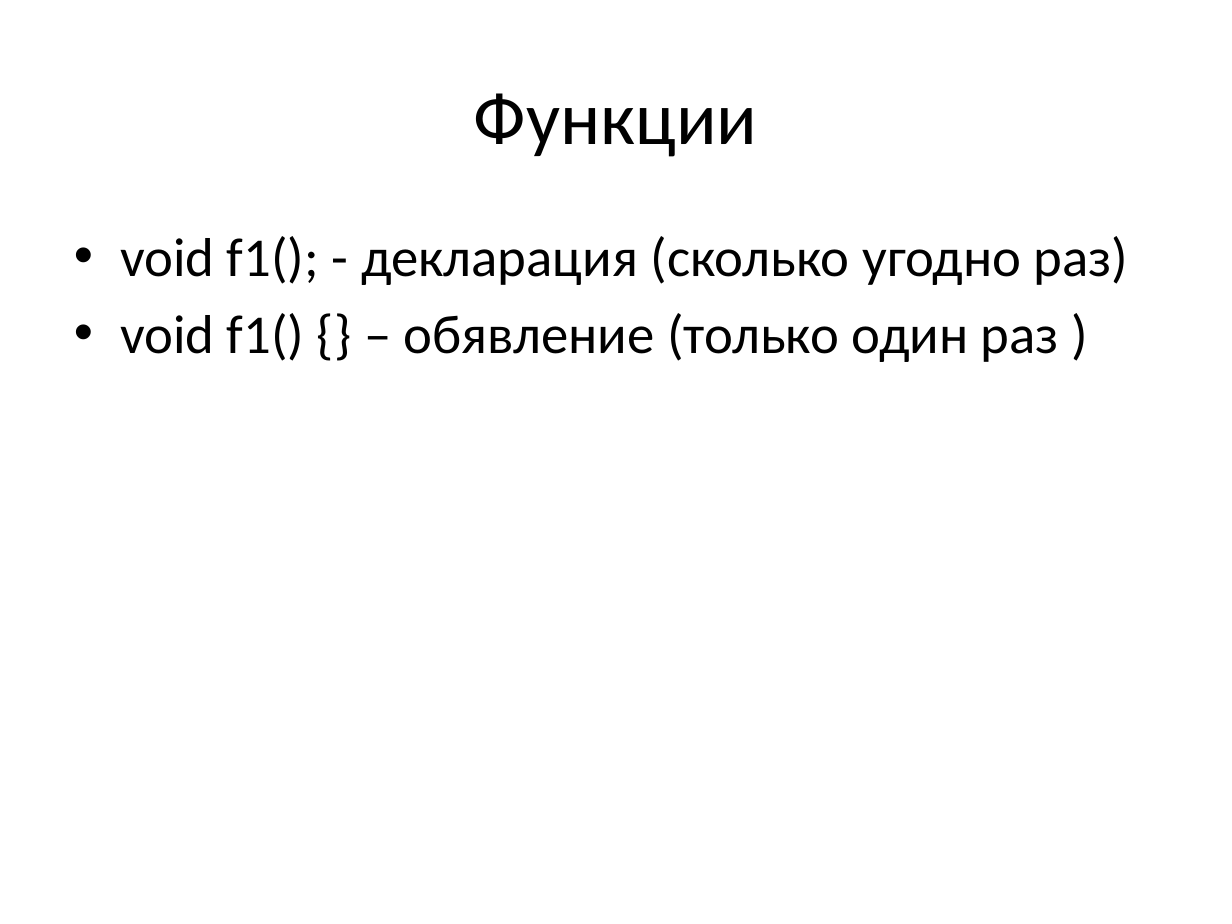
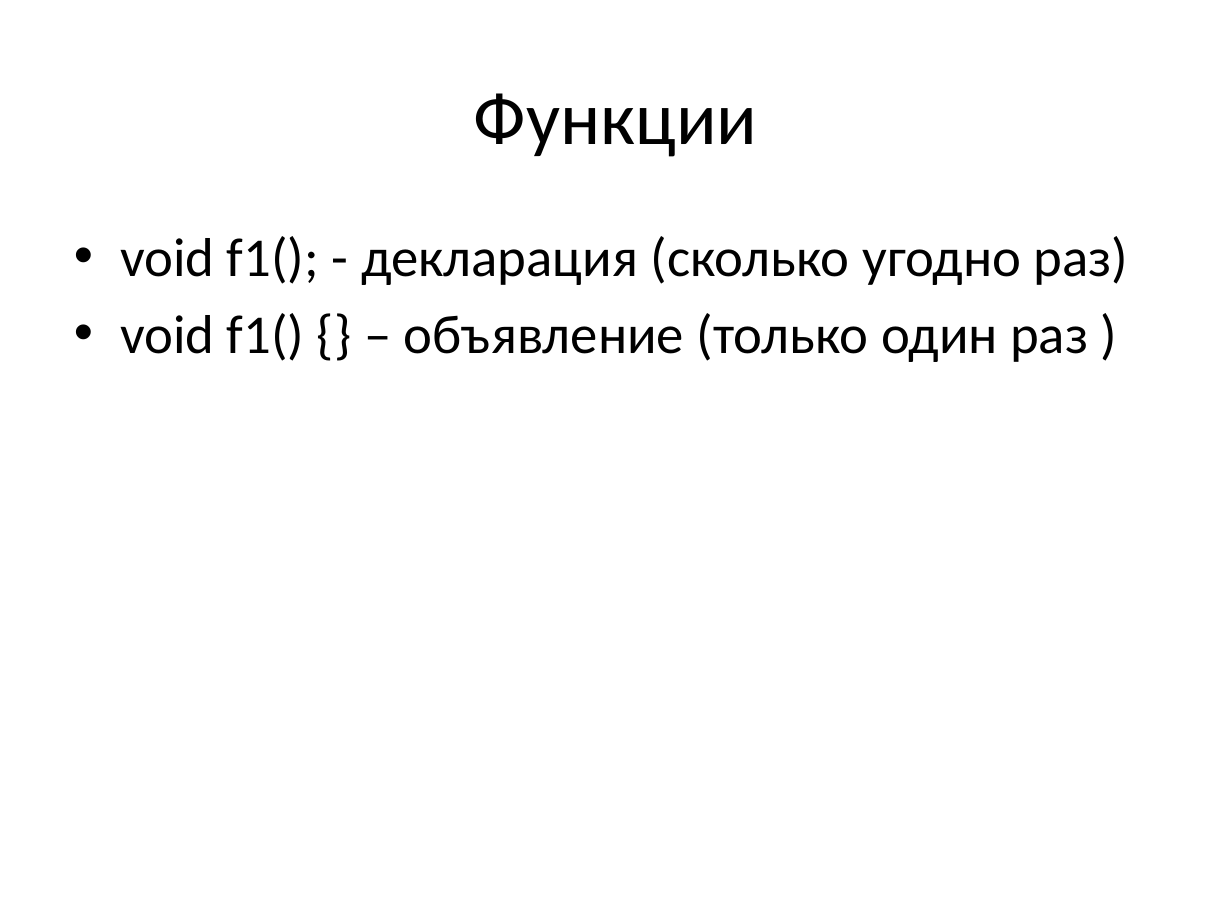
Before and after one commit to tscherkas/cpp_craft_1013, a slide deck: slide 2 of lections/cpp_craft_lec_1_part_2_v1_2.pptx. Drawn at 1232x924 pixels with LibreOffice and Linux fonts; fonts in the diff are those of the drawing. Boxes give left, top, right and bottom in pixels: in the first picture for what was removed or moved away, otherwise in the second. Text is boxed around its words. In the diff, an @@ line names an element or a change of style, - is before the commit and + after.

```diff
--- a/lections/cpp_craft_lec_1_part_2_v1_2.pptx
+++ b/lections/cpp_craft_lec_1_part_2_v1_2.pptx
@@ text at box(120, 313, 1088, 362): text changed @@
-• void f1() {} – обявление (только один раз )
+• void f1() {} – объявление (только один раз )
```
Also in this commit, not shown: 6 other slides changed, 6 other files.
